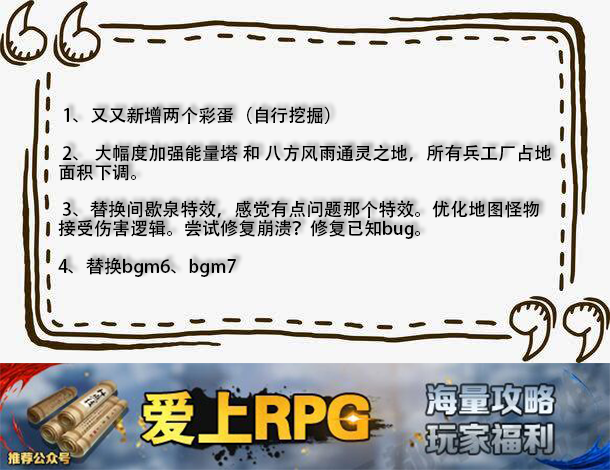
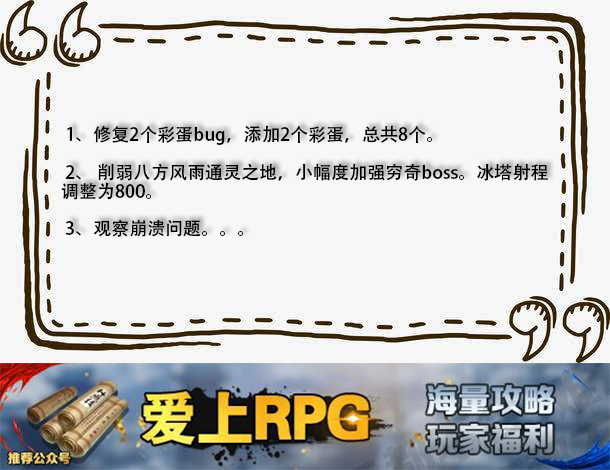
Before/after of a w=610, h=470 layered artwork. What changed in the layer stack:
renamed "1、又又新增两个彩蛋（自行挖掘） 2、 大幅度加强能量塔 和 八方风雨通灵之地，所有兵工厂占地 面积下调。 3、替换" to "1、修复2个彩蛋bug，添加2个彩蛋，总共8个。 2、 削弱八方风雨通灵之地，小幅度加强穷奇boss。冰塔射程 调整为8", painted on it over [58, 106, 552, 277]
